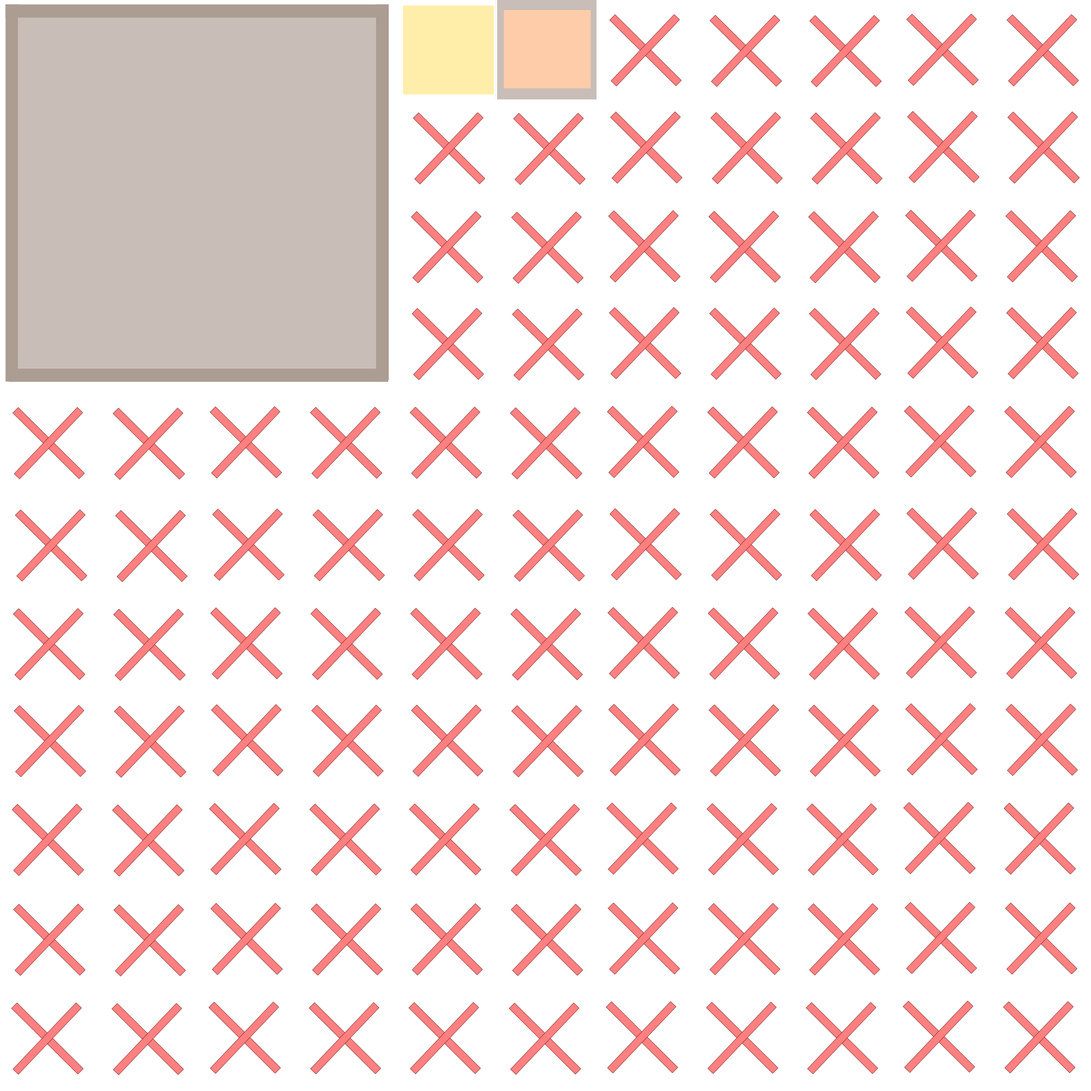
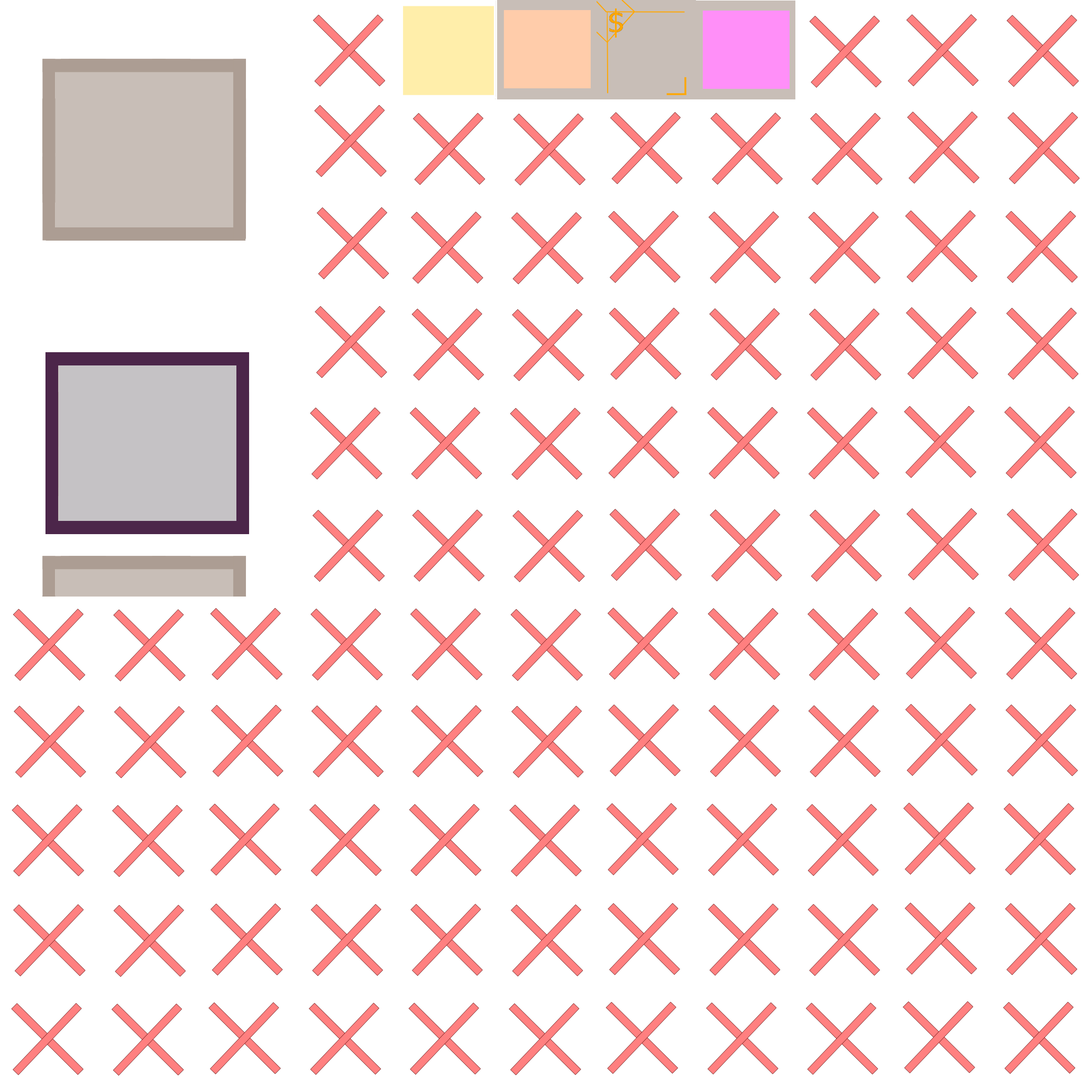
Layer changes from the first 1091x1091 image to the second:
removed layer "Layer 1" over [5, 0, 1081, 1077]
added layer "Shop_tile" above "Chest_tile" over [406, 0, 745, 170]
added layer "Chest_tile" above "Chest_boundary" over [643, 0, 813, 100]
added layer "Chest_boundary" above "Background" over [5, 101, 339, 644]
added layer "Background" over [5, 0, 1081, 1077]
